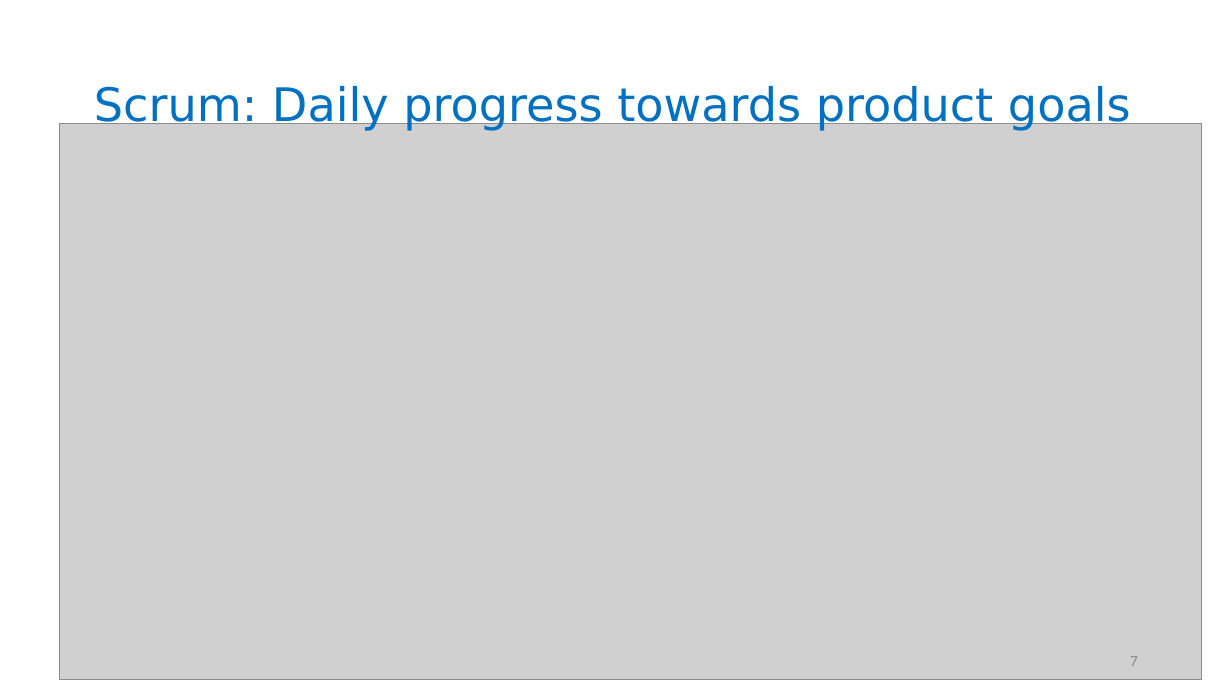
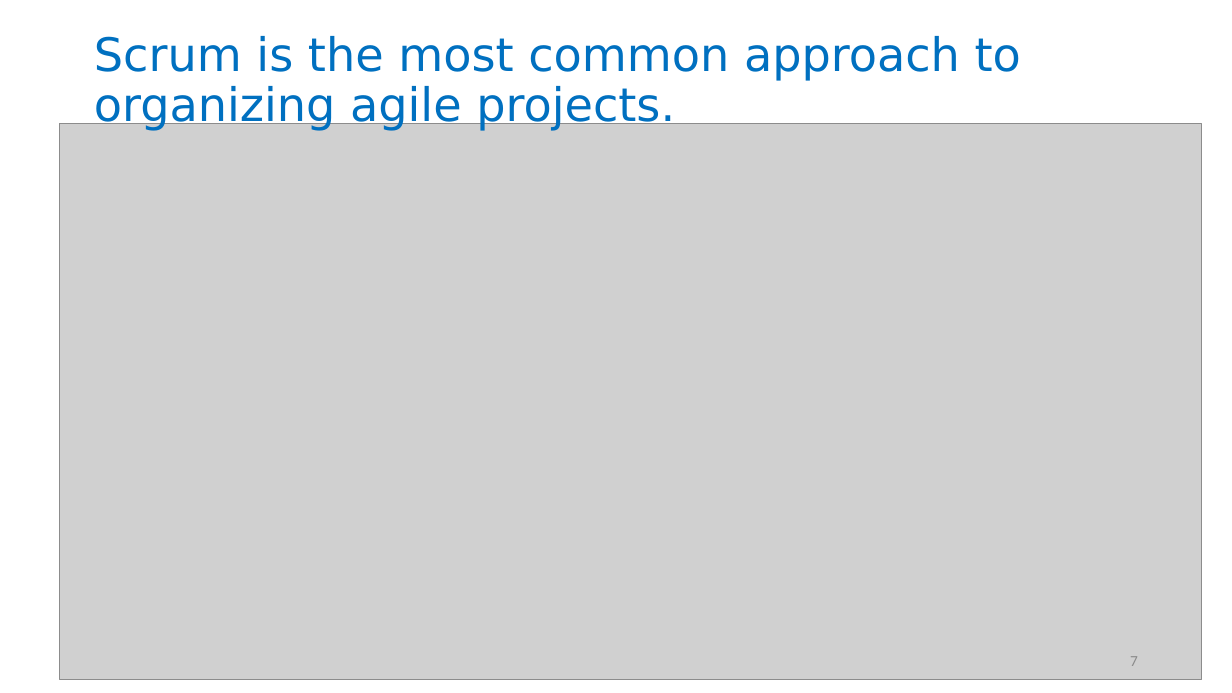
Before and after one commit to neu-se/CS4530-Fall-2024, a slide deck: slide 7 of Slides/Module 07.3 Agile Planning and Estimation.pptx. Drawn at 1232x693 pixels with LibreOffice and Linux fonts; fonts in the diff are those of the drawing; grey boxes stand for pictures. Boxes give left, top, right and bottom in pixels: in the first picture for what was removed or moved away, otherwise in the second. Text is boxed around its words. In the diff, an @@ line names an element or a change of style, - is before the commit and + after.

Commit message:
shuffled some slides, improved some titles

```diff
--- a/Slides/Module 07.3 Agile Planning and Estimation.pptx
+++ b/Slides/Module 07.3 Agile Planning and Estimation.pptx
@@ title at (94,36,1021,131): text changed @@
-Scrum: Daily progress towards product goals
+Scrum is the most common approach to organizing agile projects.
```
Also in this commit, not shown: 4 other slides changed, 4 other files.
